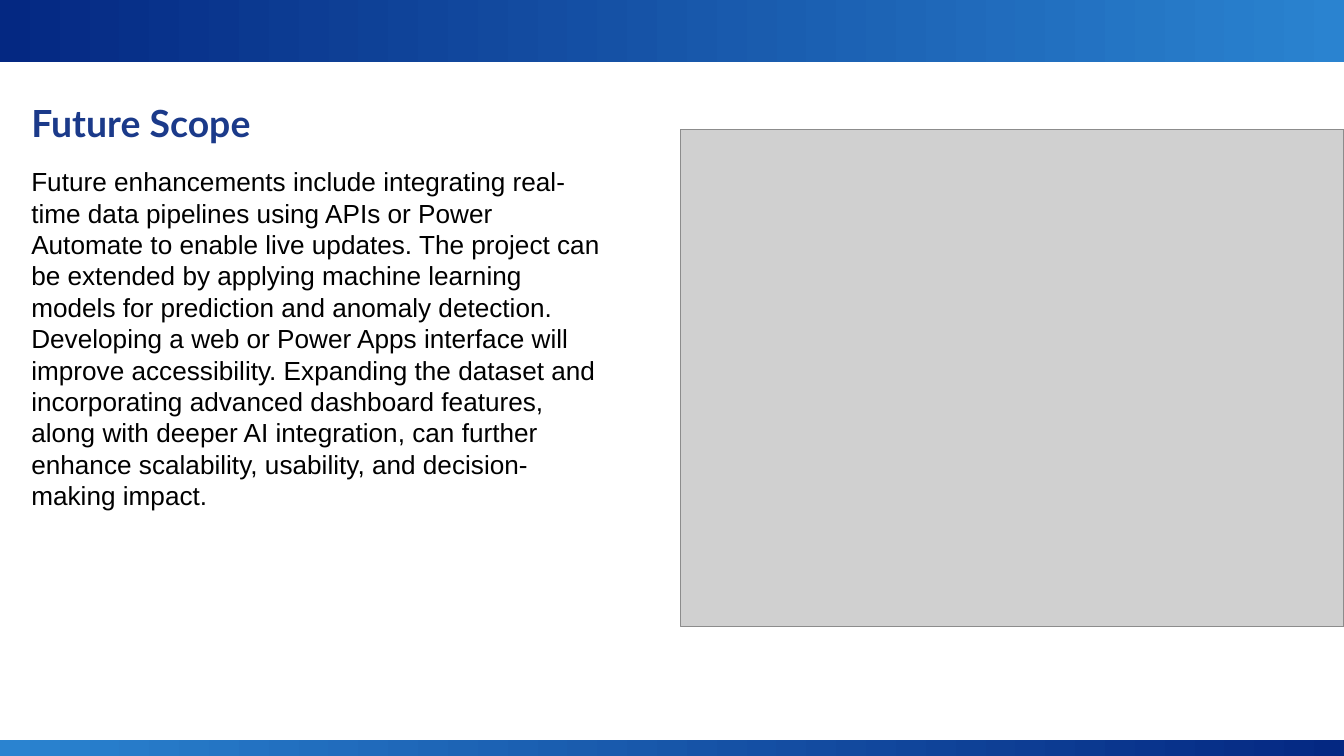
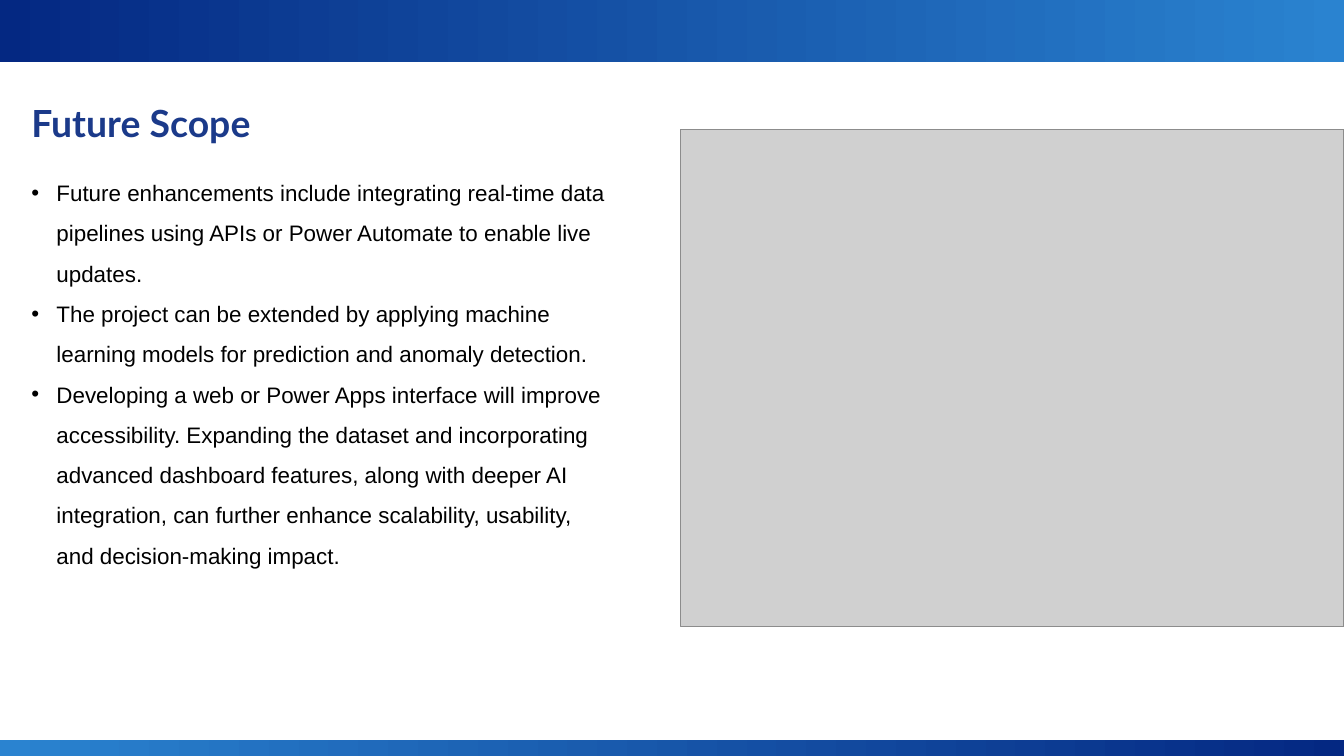
Before and after one commit to SonalGenani/Health-Metrics-Dashboard, a slide deck: slide 12 of health_dashboarrd_ppt.pptx (slide 10 before the commit). Drawn at 1344x756 pixels with LibreOffice and Linux fonts; fonts in the diff are those of the drawing; grey boxes stand for pictures; background and template pictures are left out. Boxes give left, top, right and bottom in pixels: in the first picture for what was removed or moved away, otherwise in the second. Text is boxed around its words. In the diff, an @@ line names an element or a change of style, - is before the commit and + after.

```diff
--- a/health_dashboarrd_ppt.pptx
+++ b/health_dashboarrd_ppt.pptx
@@ text at [56, 184, 605, 569]: text changed; size 14 to 12 pt @@
-Future enhancements include integrating real-time data pipelines using APIs or Power Automate to enable live updates. The project can be extended by applying machine learning models for prediction and anomaly detection. Developing a web or Power Apps interface will improve accessibility. Expanding the dataset and incorporating advanced dashboard features, along with deeper AI integration, can further enhance scalability, usability, and decision-making impact.
+• Future enhancements include integrating real-time data pipelines using APIs or Power Automate to enable live updates.
+• The project can be extended by applying machine learning models for prediction and anomaly detection.
+• Developing a web or Power Apps interface will improve accessibility. Expanding the dataset and incorporating advanced dashboard features, along with deeper AI integration, can further enhance scalability, usability, and decision-making impact.
```
Also in this commit, not shown: 6 other slides changed, 2 slides added.
